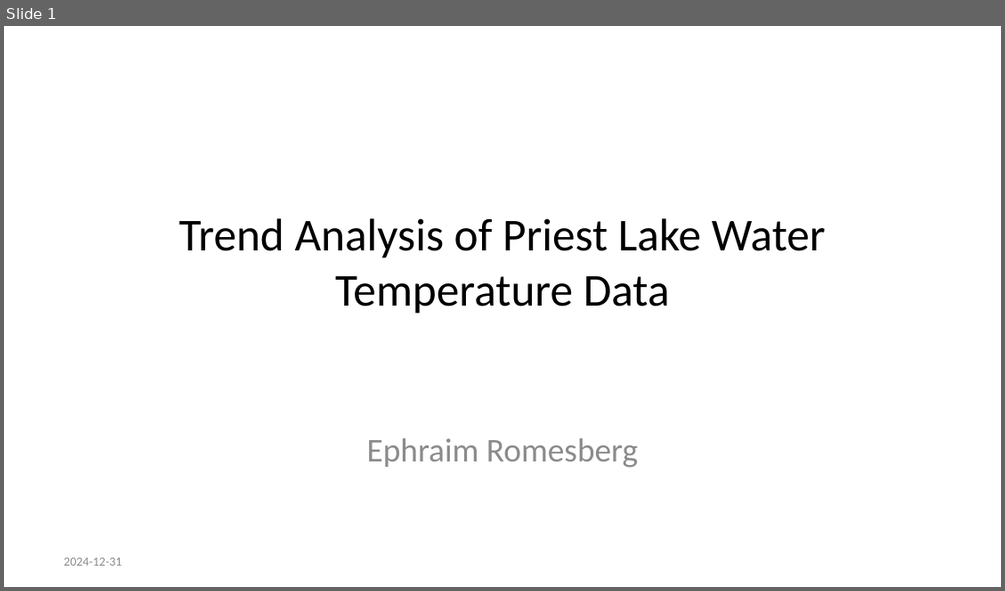
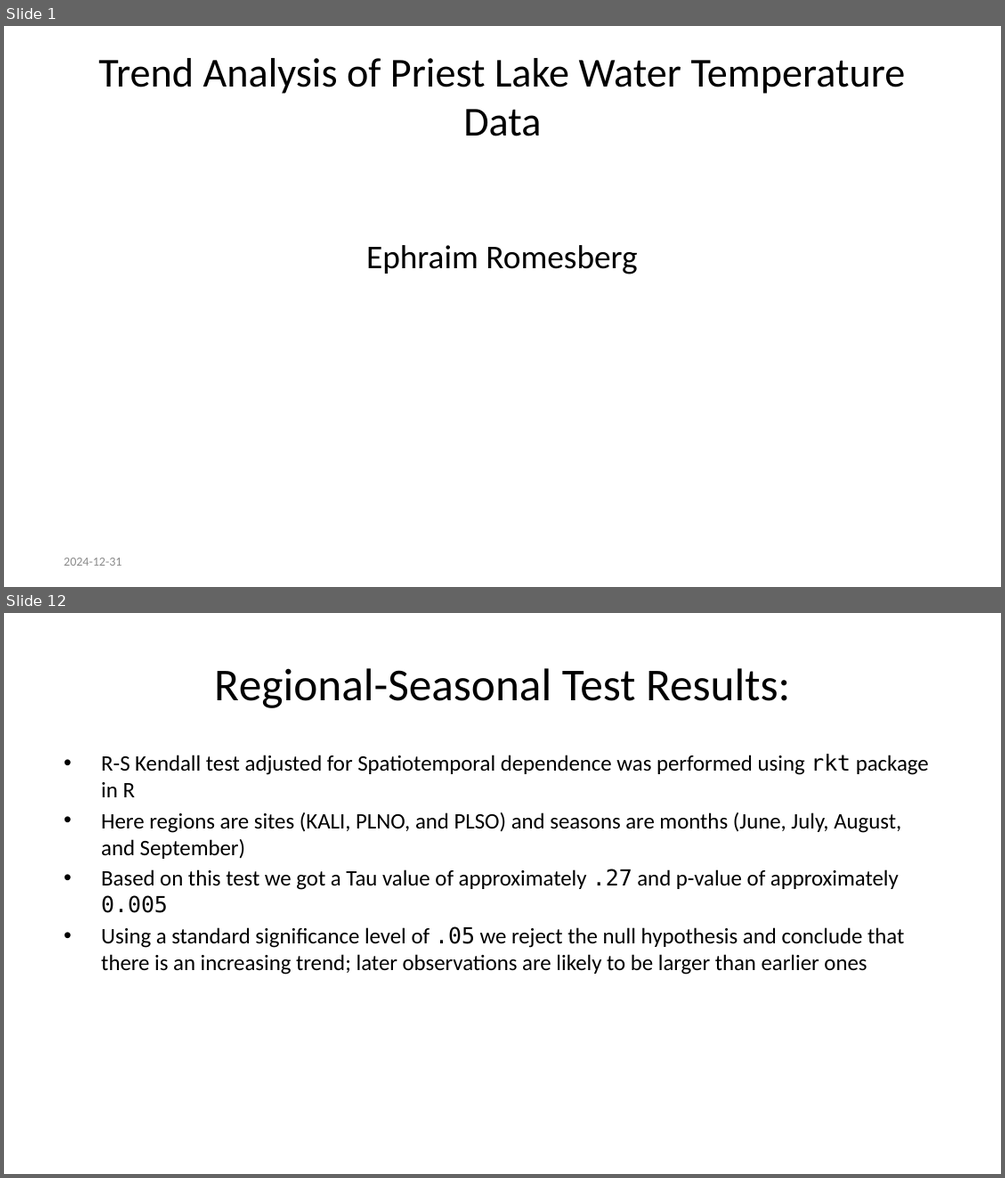
Before and after one commit to Ephraim96/SCA-Trend-Analysis, a slide deck: Trend-Analysis-of-Priest-Lake-Water-Temperature-Data.pptx. Shown one above the other, each under a label of ours: slide 1 before the commit, slides 1 and 12 after it; the slides between them are not shown. The pictures are 1005x591 and 1005x1178 pixels, drawn with LibreOffice and Linux fonts; fonts in the diff are those of the drawing; background and template pictures are left out. Boxes give left, top, right and bottom in pixels: in the first picture for what was removed or moved away, otherwise in the second. Text is boxed around its words. In the diff, an @@ line names an element or a change of style, - is before the commit and + after.

```diff
--- a/Trend-Analysis-of-Priest-Lake-Water-Temperature-Data.pptx
+++ b/Trend-Analysis-of-Priest-Lake-Water-Temperature-Data.pptx
@@ slide 12 added at box(4, 613, 1001, 1174), background #FFFFFF @@
@@ title added at box(214, 668, 790, 708), 33 pt, text #000000 @@
+Regional-Seasonal Test Results:
@@ text added at box(101, 754, 929, 974), 16 pt, text #000000 @@
+• R-S Kendall test adjusted for Spatiotemporal dependence was performed using rkt package in R
+• Here regions are sites (KALI, PLNO, and PLSO) and seasons are months (June, July, August, and September)
+• Based on this test we got a Tau value of approximately .27 and p-value of approximately 0.005
+• Using a standard significance level of .05 we reject the null hypothesis and conclude that there is an increasing trend; later observations are likely to be larger than earlier ones
@@ slide 1 changed as well @@
@@ title "Trend Analysis of Priest Lake ...": place and size @@
-title "Trend Analysis of Priest Lake ..." at box(179, 218, 825, 313)
+title "Trend Analysis of Priest Lake ..." at box(98, 58, 906, 136)
@@ title "Trend Analysis of Priest Lake ..." at box(98, 58, 906, 136): size 33 to 29.7 pt @@
@@ text "Ephraim Romesberg": place and size @@
-text "Ephraim Romesberg" at box(367, 438, 638, 467)
+text "Ephraim Romesberg" at box(366, 245, 637, 274)
@@ text "Ephraim Romesberg" at box(366, 245, 637, 274): text colour #8C8C8C to #000000 @@
```
Also in this commit, not shown: 18 other slides added, 4 slides removed, 5 other files.
